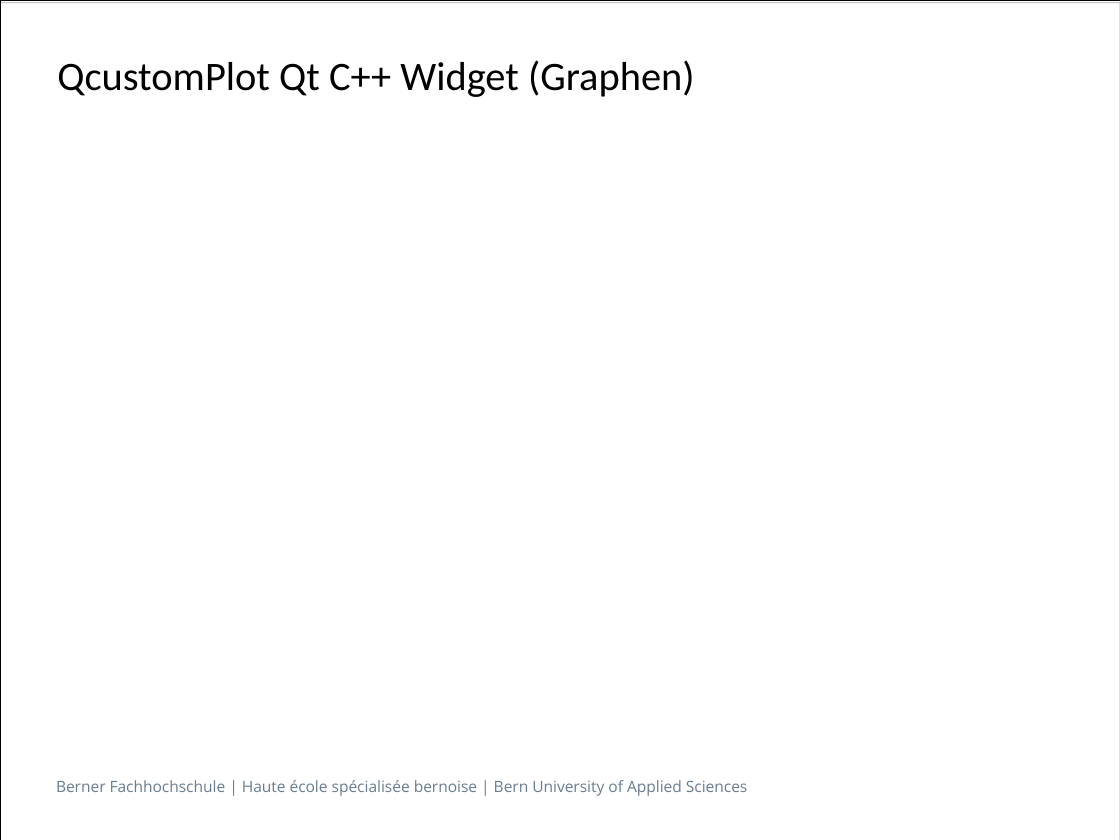
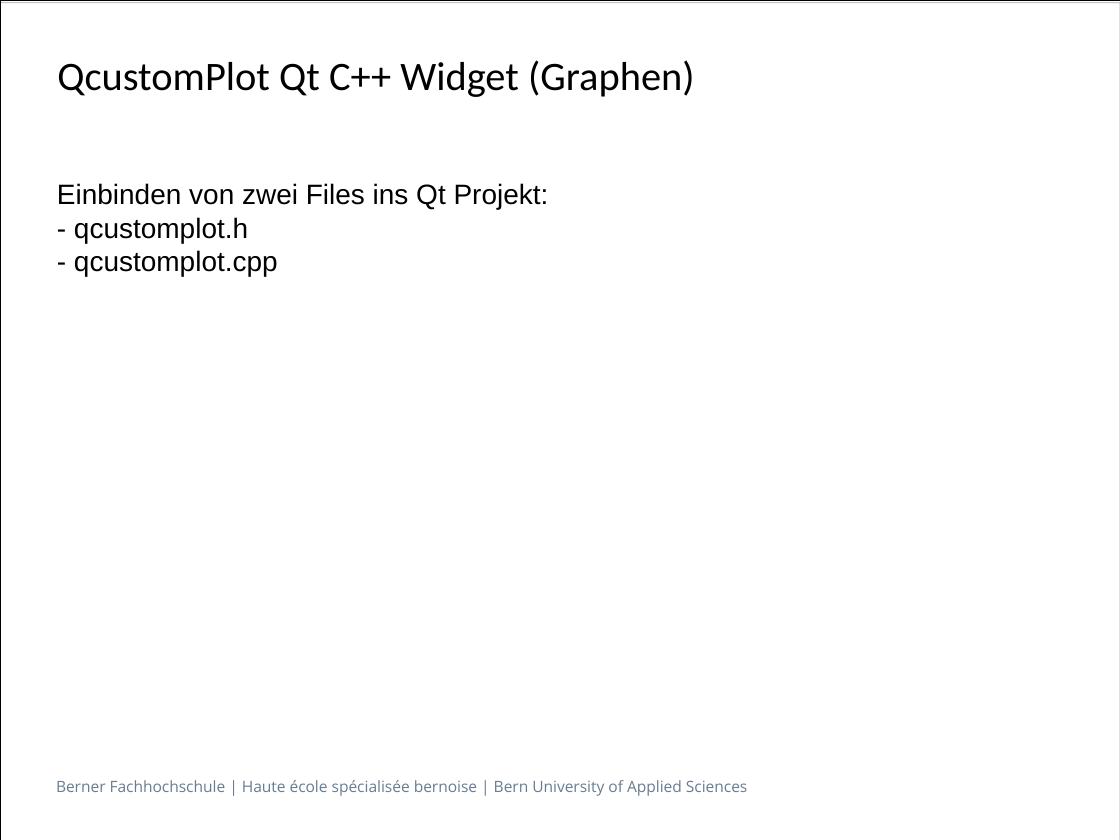
Before and after one commit to Overunity77/KlimaLogg, a slide deck: slide 15 of praesentation/Integrationsprojekt_danir1_suhnu1_chrib1.odp (slide 12 before the commit). Drawn at 1120x840 pixels with LibreOffice and Linux fonts; fonts in the diff are those of the drawing. Boxes give left, top, right and bottom in pixels: in the first picture for what was removed or moved away, otherwise in the second. Text is boxed around its words. In the diff, an @@ line names an element or a change of style, - is before the commit and + after.

```diff
--- a/praesentation/Integrationsprojekt_danir1_suhnu1_chrib1.odp
+++ b/praesentation/Integrationsprojekt_danir1_suhnu1_chrib1.odp
@@ text added at (x1=57, y1=183, x2=549, y2=276), 18 pt, text #000000 @@
+Einbinden von zwei Files ins Qt Projekt:
+- qcustomplot.h
+- qcustomplot.cpp
```
Also in this commit, not shown: 3 other slides changed, 2 slides added.
